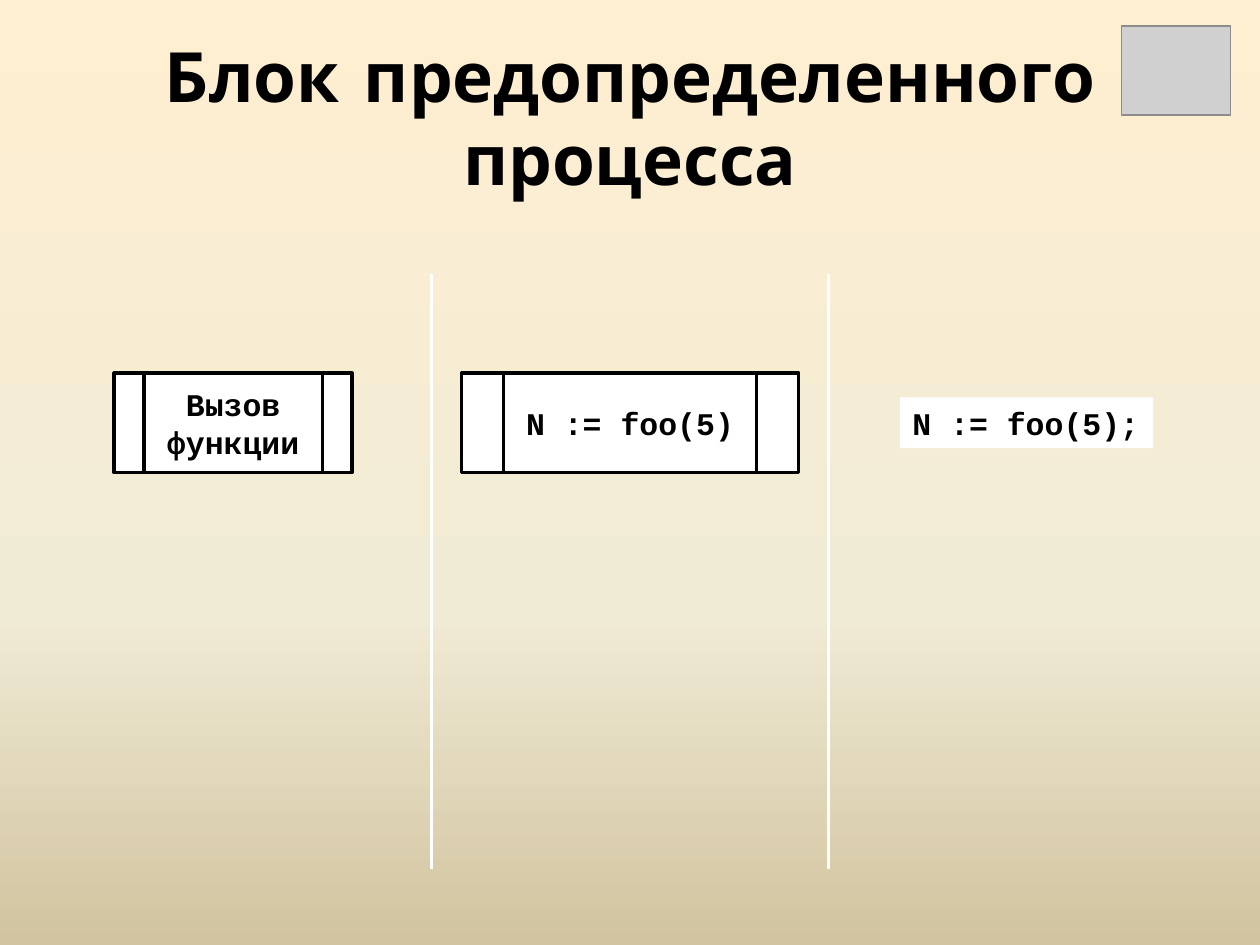
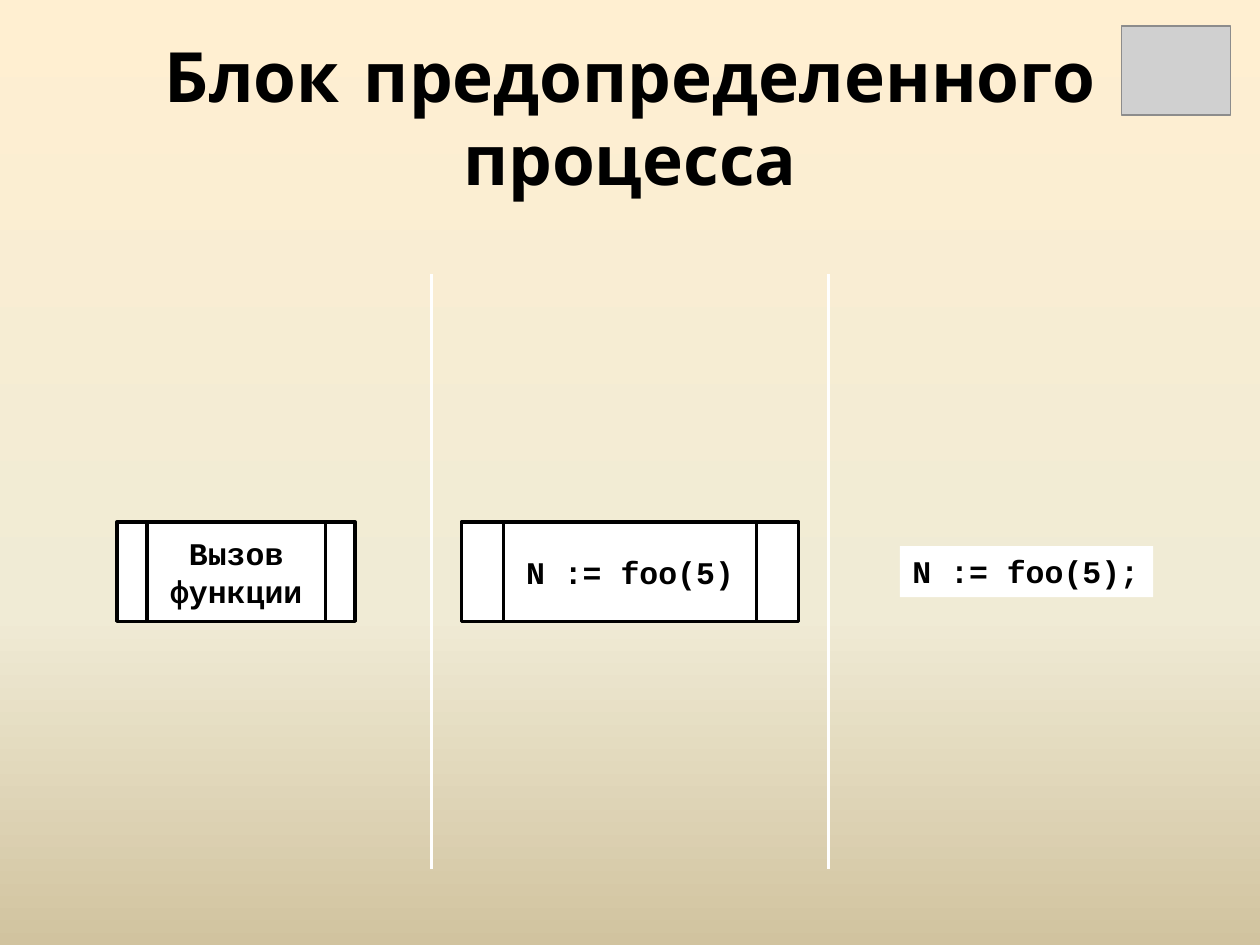
Before and after one commit to WirusMX/blog, a slide deck: slide 5 of t.1.1/t.1.1.pptx (slide 4 before the commit). Drawn at 1260x945 pixels with LibreOffice and Linux fonts; fonts in the diff are those of the drawing; grey boxes stand for pictures. Boxes give left, top, right and bottom in pixels: in the first picture for what was removed or moved away, otherwise in the second. Text is boxed around its words. In the diff, an @@ line names an element or a change of style, - is before the commit and + after.

```diff
--- a/t.1.1/t.1.1.pptx
+++ b/t.1.1/t.1.1.pptx
@@ 2 flow chart predefined processes, 1 rectangle: place and size @@
-2 flow chart predefined processes, 1 rectangle at bbox=[115, 373, 1153, 472]
+2 flow chart predefined processes, 1 rectangle at bbox=[117, 522, 1153, 621]
```
Also in this commit, not shown: 3 other slides changed, 2 slides added, 1 other file.
